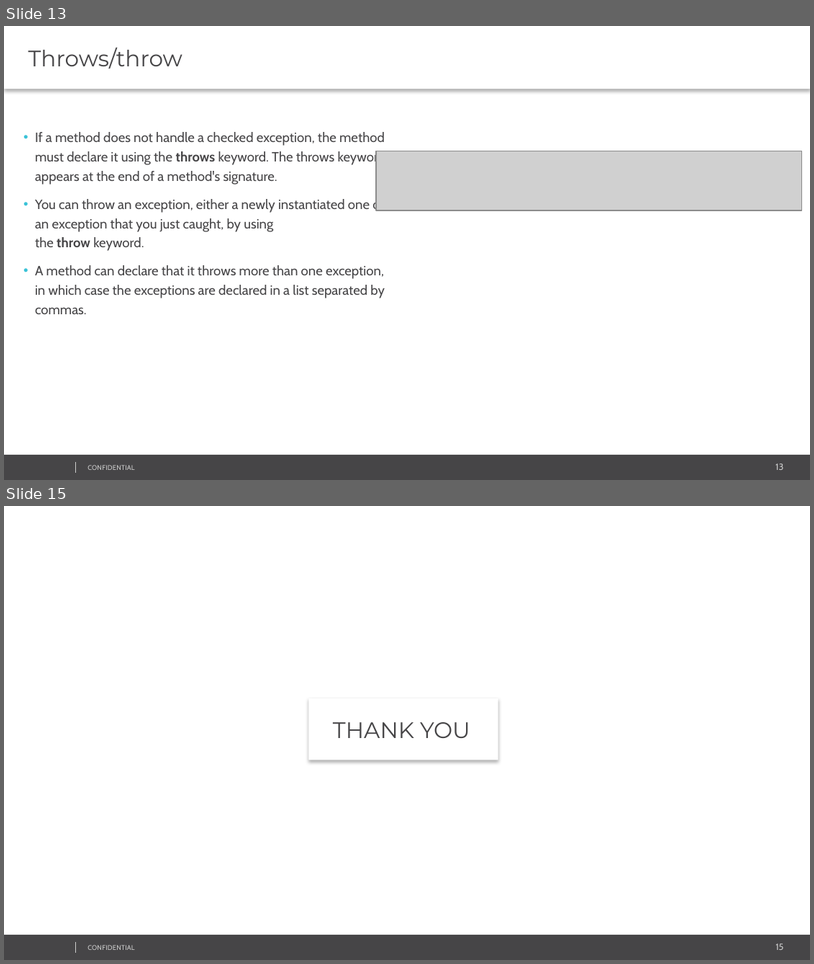
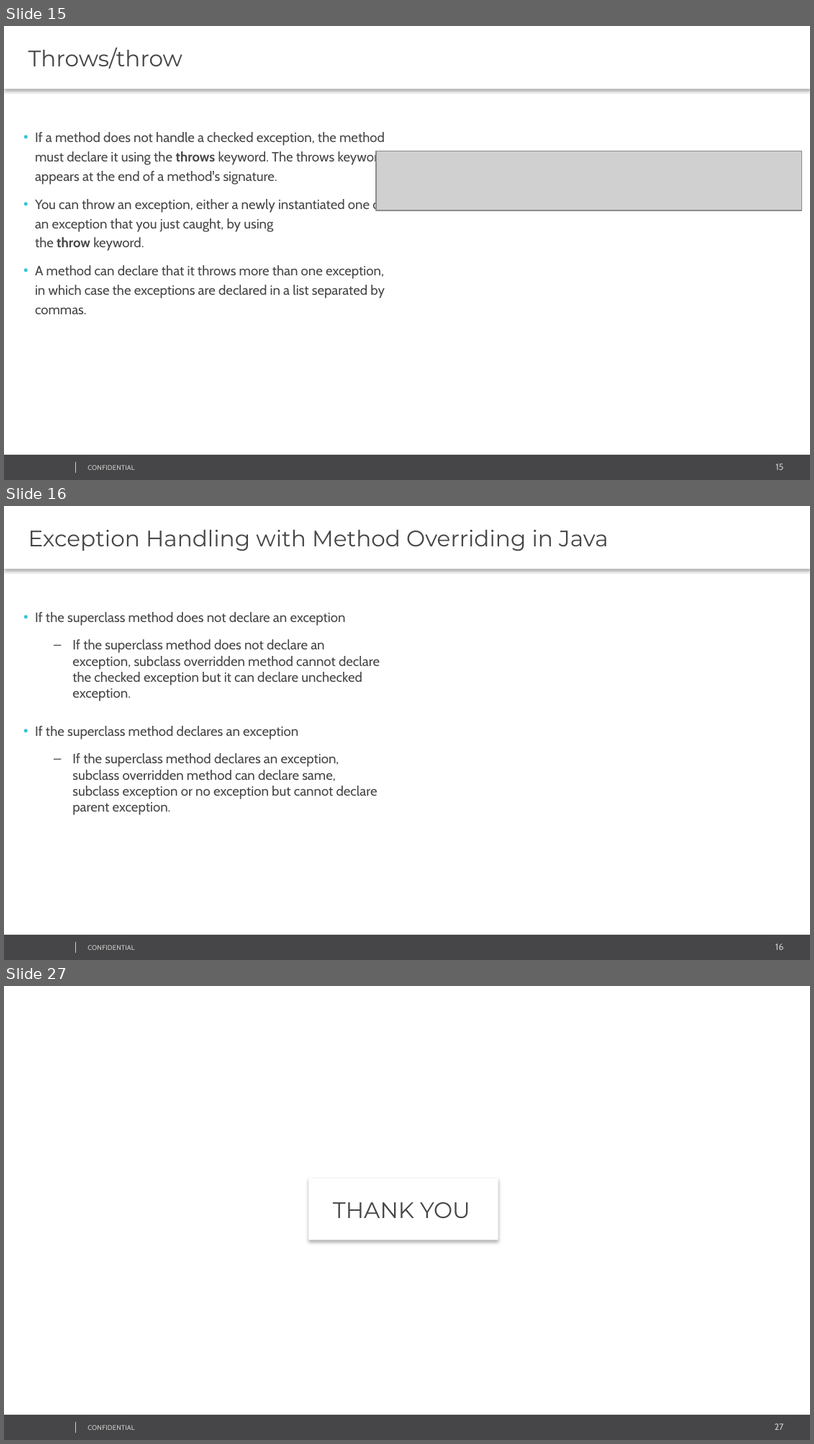
Before and after one commit to svasanth/exceptions, a slide deck: Java Exception Handling.pptx. Shown one above the other, each under a label of ours: slides 13 and 15 before the commit, slides 15, 16 and 27 after it; the slides between them are not shown. The pictures are 814x964 and 814x1444 pixels, drawn with LibreOffice and Linux fonts; fonts in the diff are those of the drawing; grey boxes stand for pictures; background and template pictures are left out. Boxes give left, top, right and bottom in pixels: in the first picture for what was removed or moved away, otherwise in the second. Text is boxed around its words. In the diff, an @@ line names an element or a change of style, - is before the commit and + after.

```diff
--- a/Java Exception Handling.pptx
+++ b/Java Exception Handling.pptx
@@ slide 16 added at <box>4,506,810,960</box>, background #FFFFFF; not listed: 4 template elements that a slide beside it also shows @@
@@ text added at <box>4,506,810,569</box>, fill #FFFFFF, 20 pt, text #464547 @@
+Exception Handling with Method Overriding in Java
@@ text added at <box>35,612,380,815</box>, 12 pt, text #464547 @@
+• If the superclass method does not declare an exception
+  – If the superclass method does not declare an exception, subclass overridden method cannot declare the checked exception but it can declare unchecked exception.
+• If the superclass method declares an exception
+  – If the superclass method declares an exception, subclass overridden method can declare same, subclass exception or no exception but cannot declare parent exception.
@@ what was slide 13 is now slide 15 @@
@@ page number at <box>776,463,784,470</box>: text changed @@
-13
+15
@@ what was slide 15 is now slide 27 @@
@@ page number at <box>775,1423,784,1430</box>: text changed @@
-15
+27
```
Also in this commit, not shown: 8 slides changed, 11 other slides added, 14 other files.
